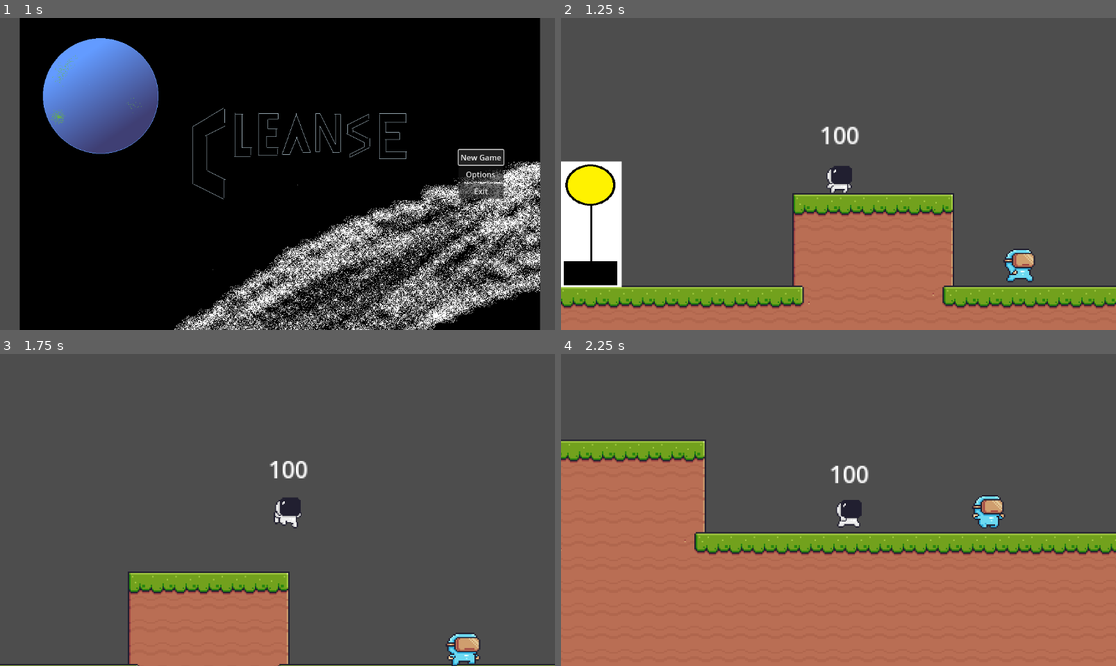
Above: before the commit, frames 1-4 (two rows, left to right).
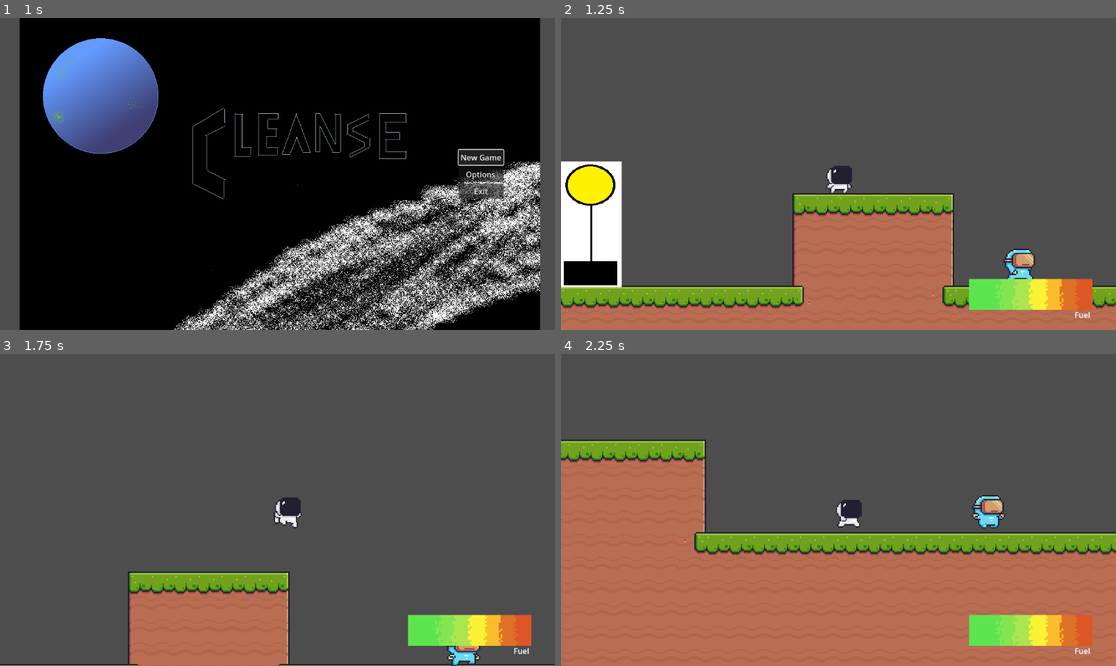
Above: after the commit, the same moments.

Repository: Wompos/cleanse
Game: Godot game, scene res://scenes/main_menu.tscn
Same seed, same stepped clock (60 frames per second), same inputs: the game is played once before the commit and once after it. Sound files missing from this copy of the repository are replaced by a short silence.
Inputs:
- Up to frame 1 (1 s): click "New Game" at 0.5 s
- Up to frame 2 (1.25 s): no input
- Up to frame 3 (1.75 s): hold D (move_right) from 1.28 s (still down); tap E (Interact) at 1.35 s; tap Space (jump) at 1.52 s
- Up to frame 4 (2.25 s): keep holding D (move_right); tap E (Interact) at 2.1 s

Frame 1 is identical in both runs. In frame 2, 2.5% of the frame differs, in the area x 46-96%, y 34-97%; in frame 3, 2.5%, in the area x 48-96%, y 34-97%; in frame 4, 2.5%.

Commit message:
fuel bar

Diff:
--- /dev/null
+++ b/scenes/hud.tscn
@@ -0,0 +1,46 @@
+[gd_scene load_steps=3 format=3 uid="uid://d3wce3mj24e0x"]
+
+[ext_resource type="Script" path="res://scripts/hud.gd" id="1_1pket"]
+[ext_resource type="Texture2D" uid="uid://cedhxp766wjj8" path="res://assets/textures/fuelbar.png" id="1_nwnwa"]
+
+[node name="HUD" type="Control"]
+layout_mode = 3
+anchors_preset = 15
+anchor_right = 1.0
+anchor_bottom = 1.0
+grow_horizontal = 2
+grow_vertical = 2
+script = ExtResource("1_1pket")
+
+[node name="FuelBar" type="TextureProgressBar" parent="."]
+layout_mode = 1
+anchors_preset = 3
+anchor_left = 1.0
+anchor_top = 1.0
+anchor_right = 1.0
+anchor_bottom = 1.0
+offset_left = -305.0
+offset_top = -106.0
+offset_right = -49.0
+offset_bottom = -42.0
+grow_horizontal = 0
+grow_vertical = 0
+fill_mode = 1
+texture_under = ExtResource("1_nwnwa")
+texture_progress = ExtResource("1_nwnwa")
+tint_under = Color(0.180392, 0.180392, 0.180392, 1)
+
+[node name="Label" type="Label" parent="."]
+layout_mode = 1
+anchors_preset = 3
+anchor_left = 1.0
+anchor_top = 1.0
+anchor_right = 1.0
+anchor_bottom = 1.0
+offset_left = -86.0
+offset_top = -43.0
+offset_right = -46.0
+offset_bottom = -20.0
+grow_horizontal = 0
+grow_vertical = 0
+text = "Fuel"
--- a/scenes/player.tscn
+++ b/scenes/player.tscn
@@ -10,6 +10,7 @@
 [ext_resource type="Texture2D" uid="uid://cicprbqbuq1e7" path="res://assets/textures/Astronaut/Wall Jump (32x32).png" id="8_vje7h"]
 [ext_resource type="AudioStream" uid="uid://bioe1ykttf6q6" path="res://assets/sounds/walk_1.wav" id="9_exlpl"]
 [ext_resource type="Script" path="res://scripts/pylon.gd" id="9_mg4r3"]
+[ext_resource type="PackedScene" uid="uid://d3wce3mj24e0x" path="res://scenes/hud.tscn" id="11_71uby"]
 
 [sub_resource type="AtlasTexture" id="AtlasTexture_72ing"]
 atlas = ExtResource("2_4h8ca")
@@ -440,17 +441,14 @@
 target_position = Vector2(10, 0)
 metadata/_edit_lock_ = true
 
-[node name="Health" type="RichTextLabel" parent="."]
-offset_left = -19.0
-offset_top = -39.0
-offset_right = 21.0
-offset_bottom = -16.0
-text = "fuel"
-
 [node name="RespawnTimer" type="Timer" parent="."]
 
 [node name="WalkAudio" type="AudioStreamPlayer" parent="."]
 stream = ExtResource("9_exlpl")
+
+[node name="CanvasLayer" type="CanvasLayer" parent="."]
+
+[node name="HUD" parent="CanvasLayer" instance=ExtResource("11_71uby")]
 
 [connection signal="area_entered" from="Interaction Components/InteractionArea" to="." method="_on_interaction_area_area_entered"]
 [connection signal="area_exited" from="Interaction Components/InteractionArea" to="." method="_on_interaction_area_area_exited"]
--- /dev/null
+++ b/scripts/hud.gd
@@ -0,0 +1,9 @@
+extends Control
+
+func set_fuel(fuel: float):
+	$FuelBar.value = fuel
+
+# useful links
+# https://www.youtube.com/watch?v=LJBSi-hN7Bk
+# https://www.youtube.com/watch?v=kWWrf0_aVNI
+# https://docs.godotengine.org/en/stable/classes/class_textureprogressbar.html
--- a/scripts/player.gd
+++ b/scripts/player.gd
@@ -24,7 +24,6 @@
 @onready var raycastBL2 = $RayCastBL2
 
 # Health
-@onready var healthText = $Health
 @export var max_health : float = 3
 
 # Respawn
@@ -43,6 +42,9 @@
 @onready var all_interactions = []
 @onready var interactLabel = $"Interaction Components/InteractLabel"
 
+# HUD
+@onready var hud = $CanvasLayer/HUD
+
 # FUEL
 @export var max_fuel : float = 100
 @export var fuel_deplete : float = 3
@@ -58,7 +60,6 @@
 var facing = true
 
 func _ready():
-	healthText.bbcode_enabled = true
 	update_interactions()
 
 func _physics_process(delta):
@@ -107,11 +108,13 @@
 
 	# Save last velocity
 	last_velocity = Vector2(velocity.x, velocity.y)
-	healthText.text = "[center]" + str(fuel) + "[/center]"
 
 	if is_on_floor() and fuel < max_fuel:
 		fuel += fuel_regen
 		fuel = min(fuel, max_fuel)
+
+	# Update fuel
+	hud.set_fuel(fuel)
 
 	move_and_slide()
 
Binary file added: assets/textures/fuelbar.aseprite
Binary file added: assets/textures/fuelbar.png
Not shown, added: assets/textures/fuelbar.png.import
Not shown: 1 places in scenes/player.tscn that only renumber resources
